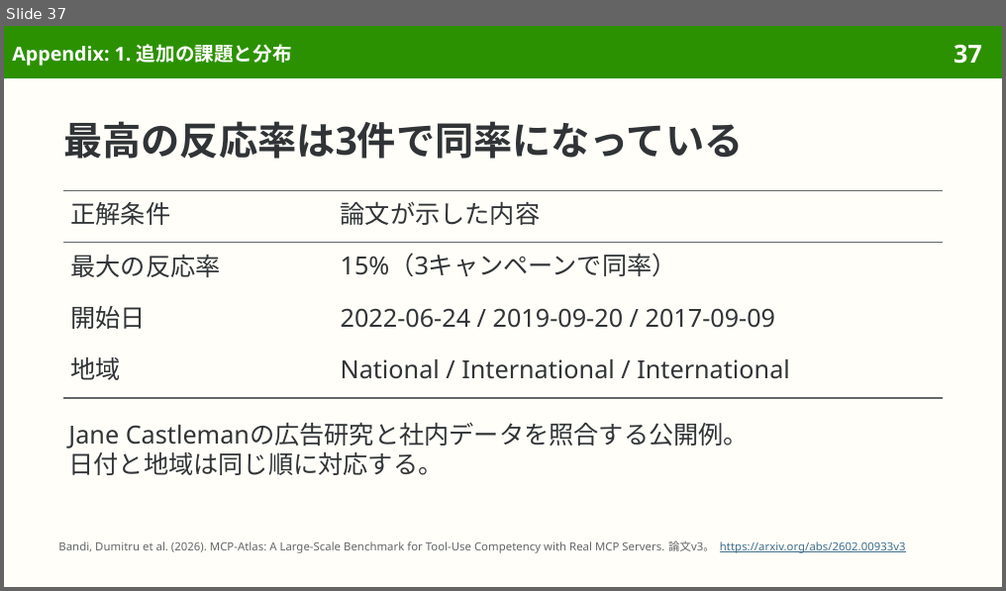
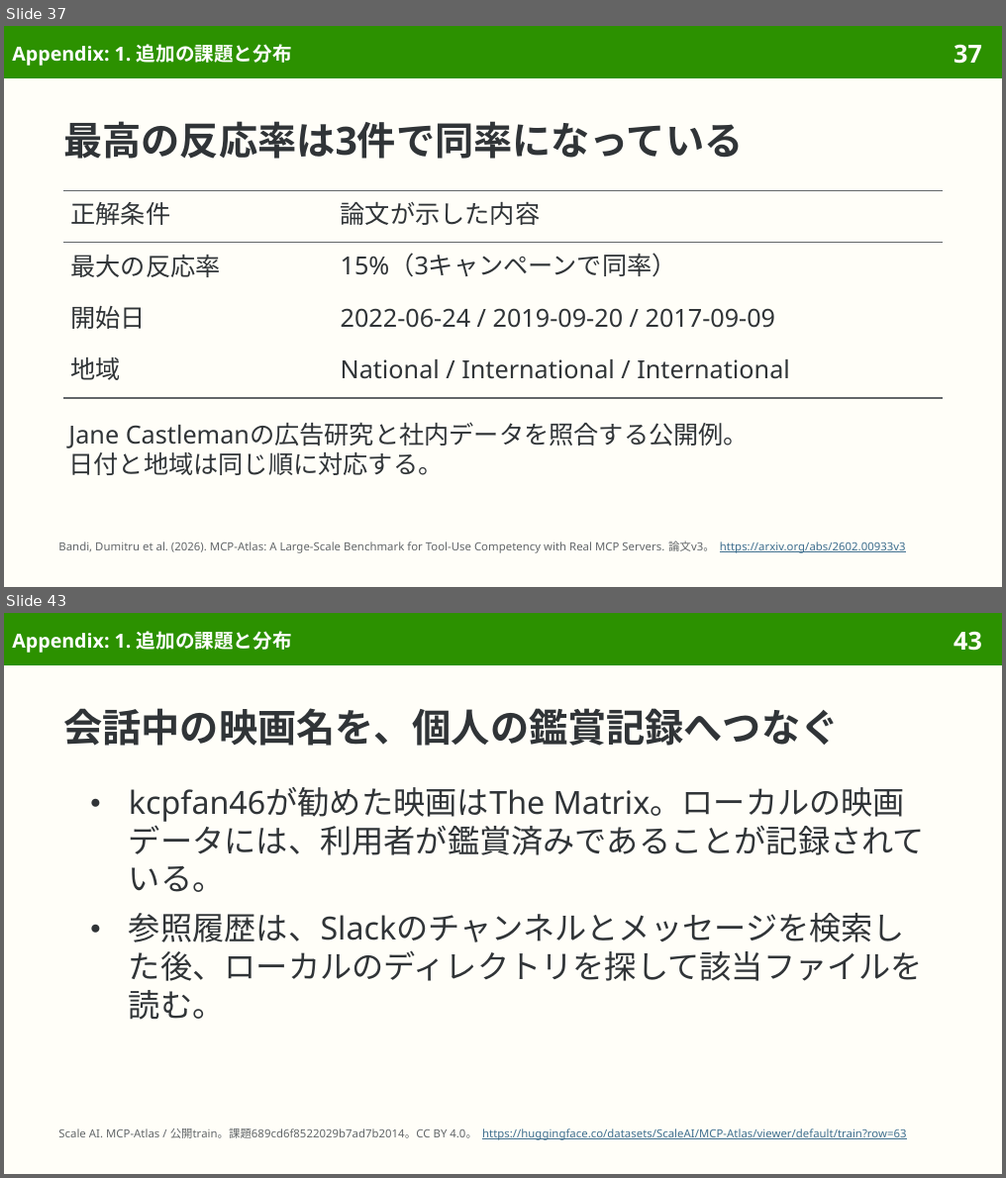
Before and after one commit to sasakiy84/datasets-in-10-minutes, a slide deck: slides/datasets-in-10-minutes-mcp-atlas.pptx. Shown one above the other, each under a label of ours: slide 37 before the commit, slides 37 and 43 after it; the slides between them are not shown. The pictures are 1006x591 and 1006x1178 pixels, drawn with LibreOffice and Linux fonts; fonts in the diff are those of the drawing. Boxes give left, top, right and bottom in pixels: in the first picture for what was removed or moved away, otherwise in the second. Text is boxed around its words. In the diff, an @@ line names an element or a change of style, - is before the commit and + after.

Commit message:
Expand MCP Atlas appendix to ten genuine additional examples

```diff
--- a/slides/datasets-in-10-minutes-mcp-atlas.pptx
+++ b/slides/datasets-in-10-minutes-mcp-atlas.pptx
@@ slide 43 added at bbox=[4, 613, 1002, 1174], background #FFFEF8; not listed: 2 template elements that a slide beside it also shows @@
@@ title added at bbox=[12, 631, 292, 653], 14 pt, text #FFFFFF, bold @@
+Appendix: 1. 追加の課題と分布
@@ title added at bbox=[63, 708, 839, 746], 28 pt, text #303437, bold @@
+会話中の映画名を、個人の鑑賞記録へつなぐ
@@ text added at bbox=[129, 787, 925, 1020], 23 pt, text #303437 @@
+● kcpfan46が勧めた映画はThe Matrix。ローカルの映画データには、利用者が鑑賞済みであることが記録されている。
+● 参照履歴は、Slackのチャンネルとメッセージを検索した後、ローカルのディレクトリを探して該当ファイルを読む。
@@ text added at bbox=[58, 1129, 907, 1141], 8.1 pt, text #3F6F8F, underline @@
+Scale AI. MCP-Atlas / 公開train。課題689cd6f8522029b7ad7b2014。CC BY 4.0。 https://huggingface.co/datasets/ScaleAI/MCP-Atlas/viewer/default/train?row=63
```
Also in this commit, not shown: 1 slide changed, 17 other slides added, 4 other files.
